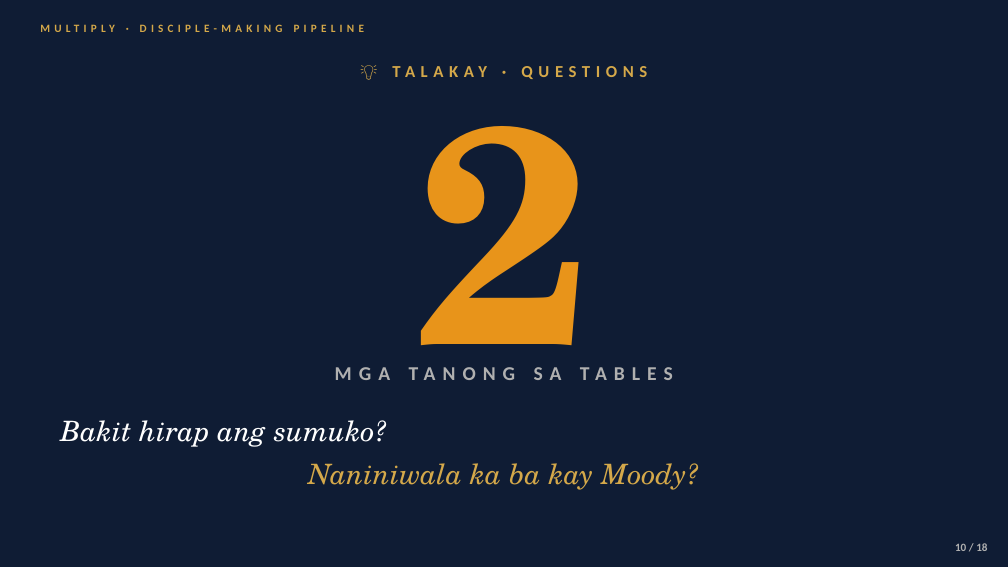
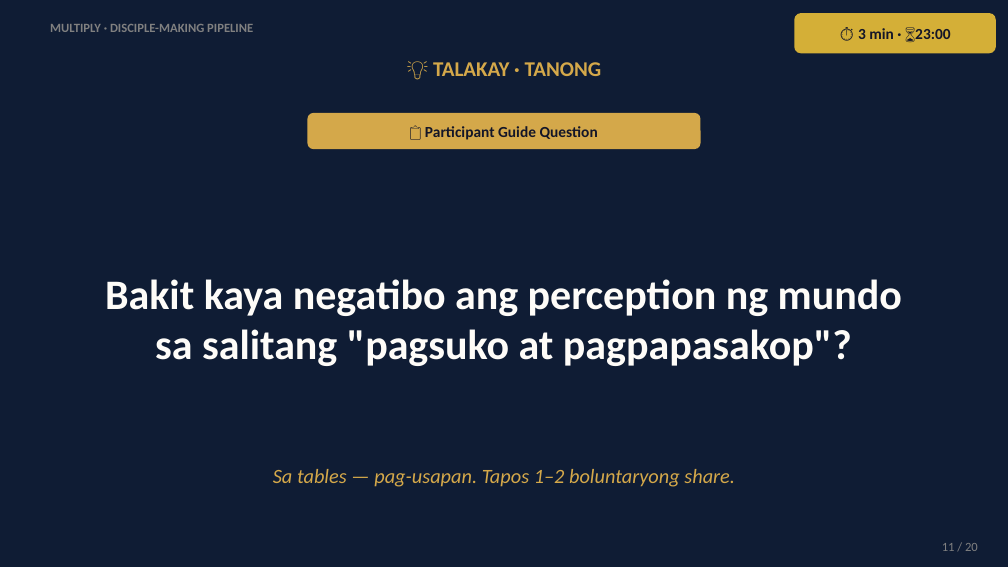
Before and after one commit to gejable1/multiply, a slide deck: slide 11 of lessons/btli101_xrw5fg/btli1_l3_slides.pptx (slide 10 before the commit). Drawn at 1008x567 pixels with LibreOffice and Linux fonts; fonts in the diff are those of the drawing. Boxes give left, top, right and bottom in pixels: in the first picture for what was removed or moved away, otherwise in the second. Text is boxed around its words. In the diff, an @@ line names an element or a change of style, - is before the commit and + after.

```diff
--- a/lessons/btli101_xrw5fg/btli1_l3_slides.pptx
+++ b/lessons/btli101_xrw5fg/btli1_l3_slides.pptx
@@ background #0F1C34 to #FFFFFF @@
@@ rectangle added at (0, 0, 1008, 566), fill #0F1C34 @@
@@ text "MULTIPLY · DISCIPLE-MAKING PIPELINE" at (50, 24, 253, 32): size 8 to 9 pt, text colour #D4A84A to #808080, letter spacing 3 to 0 pt; vertical alignment middle to top @@
@@ rounded rectangle added at (794, 13, 996, 53), fill #D4AF37, 11 pt, text #141628, bold @@
+⏱ 3 min · ⌛23:00
@@ text "💡 TALAKAY · TANONG" at (433, 62, 602, 76): vertical alignment middle to top @@
@@ text removed at (416, 66, 593, 380) @@
-2
@@ text at (433, 62, 602, 76): text changed; size 12 to 15 pt @@
-💡 TALAKAY · QUESTIONS
+💡 TALAKAY · TANONG
@@ rounded rectangle added at (307, 113, 701, 149), fill #D4A84A, 11 pt, text #141628, bold @@
+📋 Participant Guide Question
@@ text "Bakit kaya negatibo ang perception ..." at (105, 279, 902, 366): vertical alignment top to middle @@
@@ text at (105, 279, 902, 366): text changed; size 20 to 30 pt; font TeX Gyre Schola to Calibri; text colour #D4A84A to #FEFCF8; bold on; italic off @@
-Bakit hirap ang sumuko?
-Naniniwala ka ba kay Moody?
+Bakit kaya negatibo ang perception ng mundo sa salitang "pagsuko at pagpapasakop"?
@@ text removed at (335, 367, 673, 380) @@
-MGA TANONG SA TABLES
@@ text added at (273, 469, 735, 487), 14.5 pt, text #D4A84A, italic @@
+Sa tables — pag-usapan. Tapos 1–2 boluntaryong share.
@@ text "11 / 20" at (942, 543, 978, 551): vertical alignment middle to top @@
@@ text at (942, 543, 978, 551): text changed; size 8 to 9 pt; text colour #B0B0B0 to #808080; bold off @@
-10 / 18
+11 / 20
```
Also in this commit, not shown: 17 other slides changed, 2 slides added.
